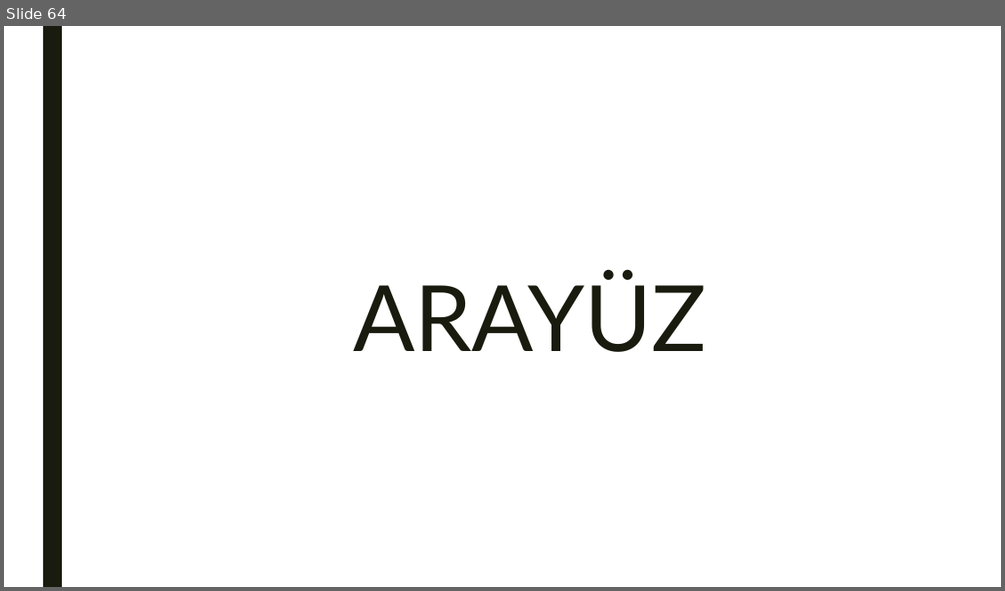
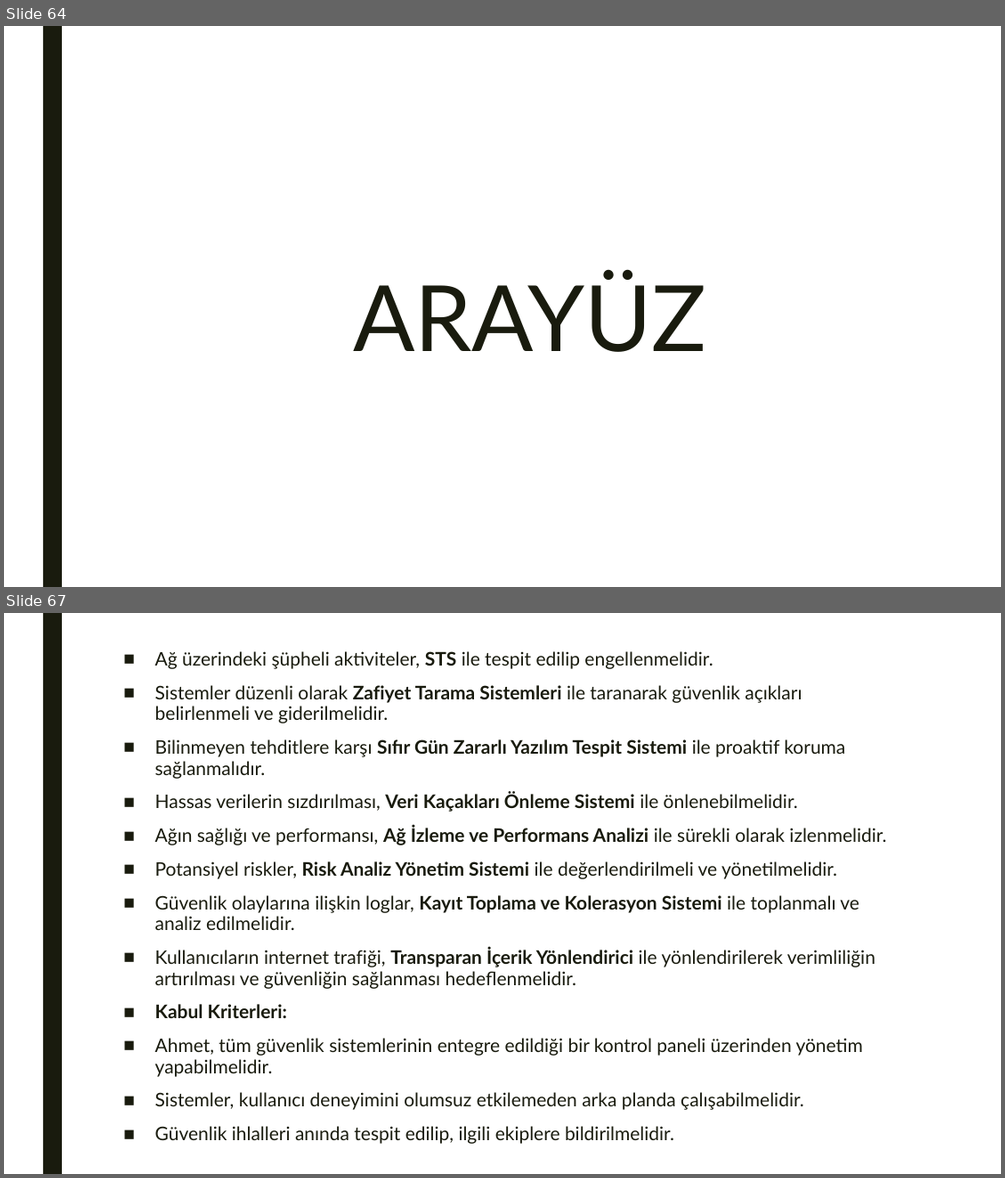
Before and after one commit to SIYAKS-ARES/SIEM_Project, a slide deck: YGA_SIEM_PROJECT/Entegre_Güvenlik_Kalkanı_Projesi_Sunu_Taslak2.pptx. Shown one above the other, each under a label of ours: slide 64 before the commit, slides 64 and 67 after it; the slides between them are not shown. The pictures are 1005x591 and 1005x1178 pixels, drawn with LibreOffice and Linux fonts; fonts in the diff are those of the drawing. Boxes give left, top, right and bottom in pixels: in the first picture for what was removed or moved away, otherwise in the second. Text is boxed around its words. In the diff, an @@ line names an element or a change of style, - is before the commit and + after.

```diff
--- a/YGA_SIEM_PROJECT/Entegre_Güvenlik_Kalkanı_Projesi_Sunu_Taslak2.pptx
+++ b/YGA_SIEM_PROJECT/Entegre_Güvenlik_Kalkanı_Projesi_Sunu_Taslak2.pptx
@@ slide 67 added at bbox=[4, 613, 1001, 1174], background #FFFFFF; not listed: 1 template element that a slide beside it also shows @@
@@ text added at bbox=[155, 651, 886, 1143], 18 pt, text #191B0E @@
+■ Ağ üzerindeki şüpheli aktiviteler, STS ile tespit edilip engellenmelidir.
+■ Sistemler düzenli olarak Zafiyet Tarama Sistemleri ile taranarak güvenlik açıkları belirlenmeli ve giderilmelidir.
+■ Bilinmeyen tehditlere karşı Sıfır Gün Zararlı Yazılım Tespit Sistemi ile proaktif koruma sağlanmalıdır.
+■ Hassas verilerin sızdırılması, Veri Kaçakları Önleme Sistemi ile önlenebilmelidir.
+■ Ağın sağlığı ve performansı, Ağ İzleme ve Performans Analizi ile sürekli olarak izlenmelidir.
+■ Potansiyel riskler, Risk Analiz Yönetim Sistemi ile değerlendirilmeli ve yönetilmelidir.
+■ Güvenlik olaylarına ilişkin loglar, Kayıt Toplama ve Kolerasyon Sistemi ile toplanmalı ve analiz edilmelidir.
+■ Kullanıcıların internet trafiği, Transparan İçerik Yönlendirici ile yönlendirilerek verimliliğin artırılması ve güvenliğin sağlanması hedeflenmelidir.
+■ Kabul Kriterleri:
+■ Ahmet, tüm güvenlik sistemlerinin entegre edildiği bir kontrol paneli üzerinden yönetim yapabilmelidir.
+■ Sistemler, kullanıcı deneyimini olumsuz etkilemeden arka planda çalışabilmelidir.
+■ Güvenlik ihlalleri anında tespit edilip, ilgili ekiplere bildirilmelidir.
```
Also in this commit, not shown: 1 slide changed, 2 other slides added, 2 slides removed.
